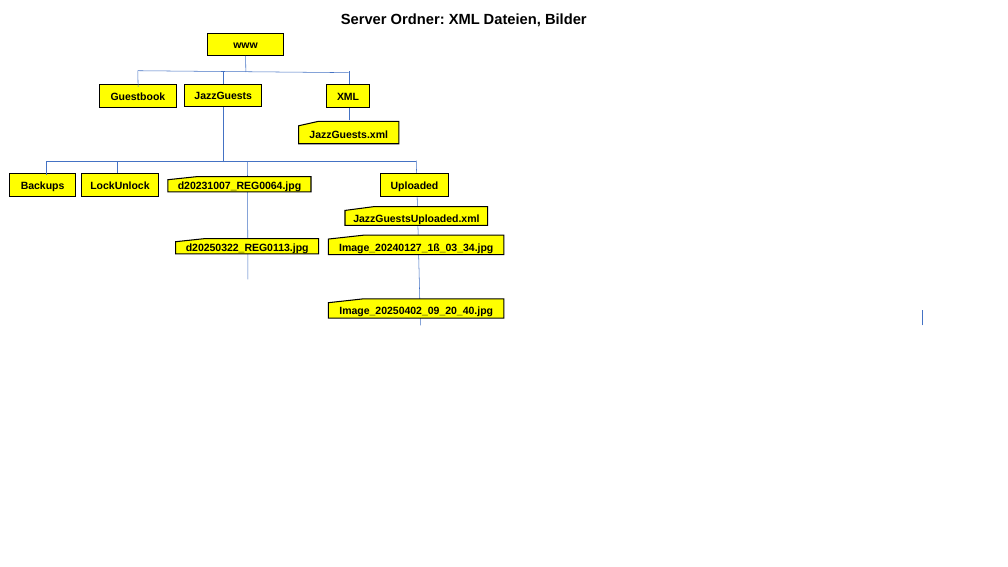
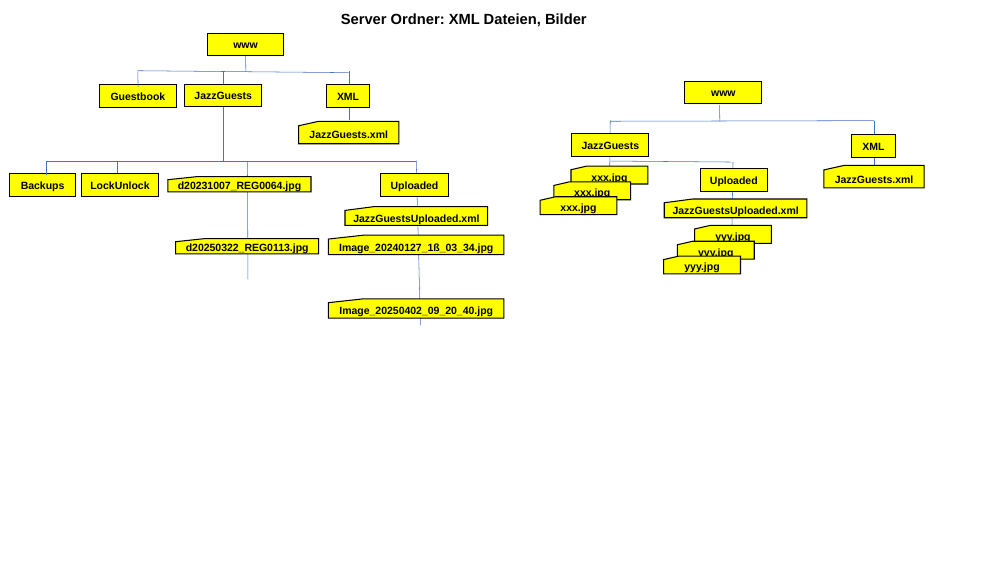
Before and after one commit to JazzLiveAarau/WwwGuestbook, a slide deck: slide 17 of Description/JazzGuestsUpload.pptx. Drawn at 1008x567 pixels with LibreOffice and Linux fonts; fonts in the diff are those of the drawing. Boxes give left, top, right and bottom in pixels: in the first picture for what was removed or moved away, otherwise in the second. Text is boxed around its words. In the diff, an @@ line names an element or a change of style, - is before the commit and + after.

```diff
--- a/Description/JazzGuestsUpload.pptx
+++ b/Description/JazzGuestsUpload.pptx
@@ rectangle added at (685, 82, 762, 104), fill #FFFF00, outline #000000 1 pt, 10 pt, text #000000, bold @@
+www
@@ line added from (720, 121) to (720, 105), #4472C4 0.5 pt @@
@@ rectangle added at (572, 134, 649, 157), fill #FFFF00, outline #000000 1 pt, 10 pt, text #000000, bold @@
+JazzGuests
@@ line added from (609, 188) to (610, 120), #4472C4 0.5 pt @@
@@ line added from (610, 121) to (874, 121), #4472C4 0.5 pt @@
@@ rectangle added at (851, 135, 895, 157), fill #FFFF00, outline #000000 1 pt, 10 pt, text #000000, bold @@
+XML
@@ line moved from (923, 325) - (923, 311) to (874, 135) - (874, 121) @@
@@ flow chart punched card added at (571, 166, 648, 185), fill #FFFF00, outline #000000 1 pt, 10 pt, text #000000, bold @@
+xxx.jpg
@@ line added from (610, 161) to (732, 162), #4472C4 0.5 pt @@
@@ rectangle added at (700, 169, 768, 191), fill #FFFF00, outline #000000 1 pt, 10 pt, text #000000, bold @@
+Uploaded
@@ line added from (732, 260) to (734, 163), #4472C4 0.5 pt @@
@@ flow chart punched card added at (824, 166, 925, 188), fill #FFFF00, outline #000000 1 pt, 10 pt, text #000000, bold @@
+JazzGuests.xml
@@ line added from (874, 170) to (874, 158), #4472C4 0.5 pt @@
@@ flow chart punched card added at (540, 197, 617, 215), fill #FFFF00, outline #000000 1 pt, 10 pt, text #000000, bold @@
+xxx.jpg
@@ flow chart punched card added at (554, 182, 631, 200), fill #FFFF00, outline #000000 1 pt, 10 pt, text #000000, bold @@
+xxx.jpg
@@ flow chart punched card added at (665, 199, 808, 218), fill #FFFF00, outline #000000 1 pt, 10 pt, text #000000, bold @@
+JazzGuestsUploaded.xml
@@ flow chart punched card added at (695, 225, 772, 243), fill #FFFF00, outline #000000 1 pt, 10 pt, text #000000, bold @@
+yyy.jpg
@@ flow chart punched card added at (664, 256, 741, 274), fill #FFFF00, outline #000000 1 pt, 10 pt, text #000000, bold @@
+yyy.jpg
@@ flow chart punched card added at (678, 241, 755, 259), fill #FFFF00, outline #000000 1 pt, 10 pt, text #000000, bold @@
+yyy.jpg
```
Also in this commit, not shown: 2 other slides changed, 4 other files.
